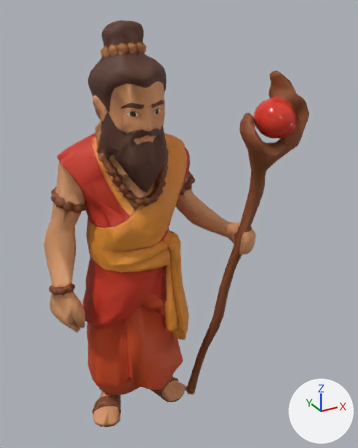
The glTF model divyastra/public/models/heroes/agni.glb, before and after one commit.
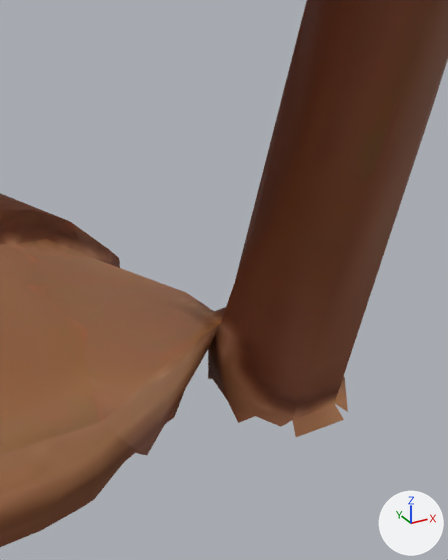
Old and new are each drawn whole from a 50 mm camera at (-0.835, -1.609, 0.992) aimed at (0.077, 0.048, 0.163) and again close up from a 50 mm camera at (0.071, -0.047, -0.694) aimed at (0.17, 0.133, -0.784). Lighting does not change. The marker at lower right points along +X, +Y and +Z. The last two pictures show the newer version. Vertices at exactly the same position are counted once.
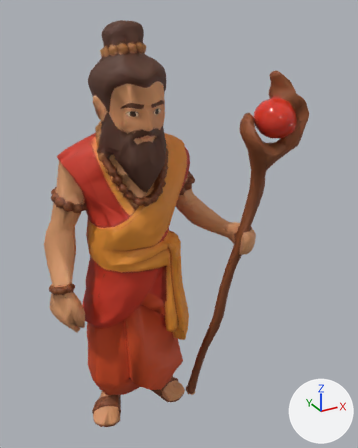
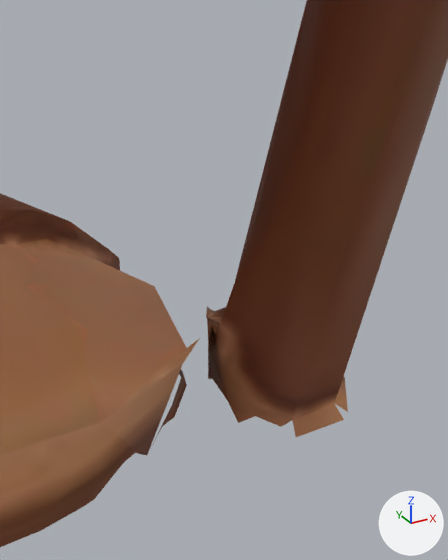
The edits, one by one:
me_mesh_0 is used by ob_mesh_0; location (0.0, 0.0, 0.0).
me_mesh_0 had 3457 vertices, 6806 faces and spanned x -0.46..0.43, y -0.31..0.41, z -0.82..0.95.
me_mesh_0 now has 3456 vertices, 6789 faces and spans x -0.46..0.43, y -0.31..0.41, z -0.82..0.95.
Part 1, on me_mesh_0:
1 vertex is removed from x 0.16, y 0.14, z -0.79.
37 faces are deleted.
2 vertices move within x 0.16, y 0.12, z -0.79.
20 new faces join them.

Location of each change, (x1, y1, x2, y2) in pixels of the close-ups (448 x 560 px; the box of a moved part takes in the faces that stretch with it):
part 1 of me_mesh_0, moved or reshaped: before (91, 257, 226, 455); after (179, 307, 226, 377)
